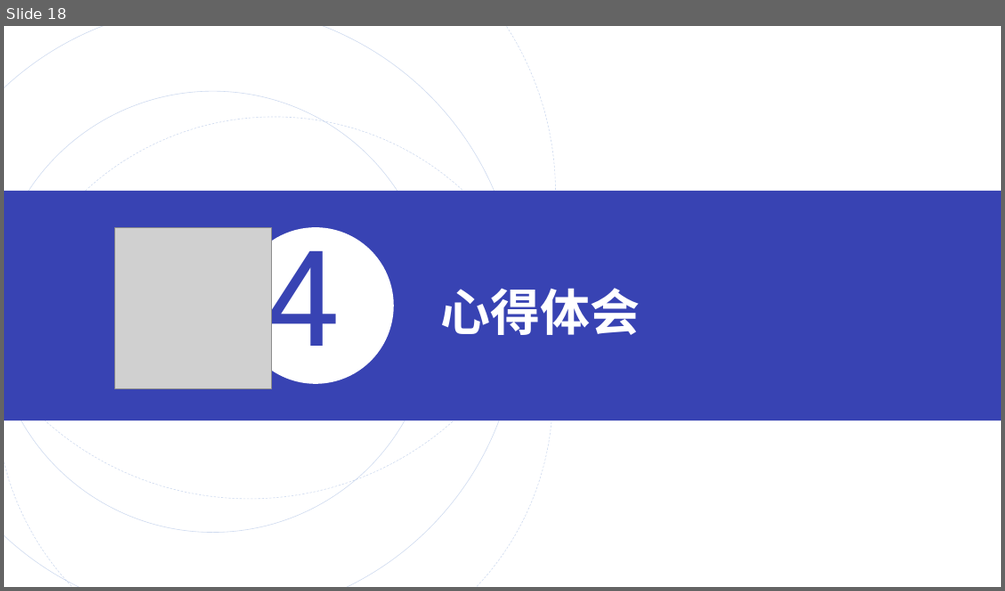
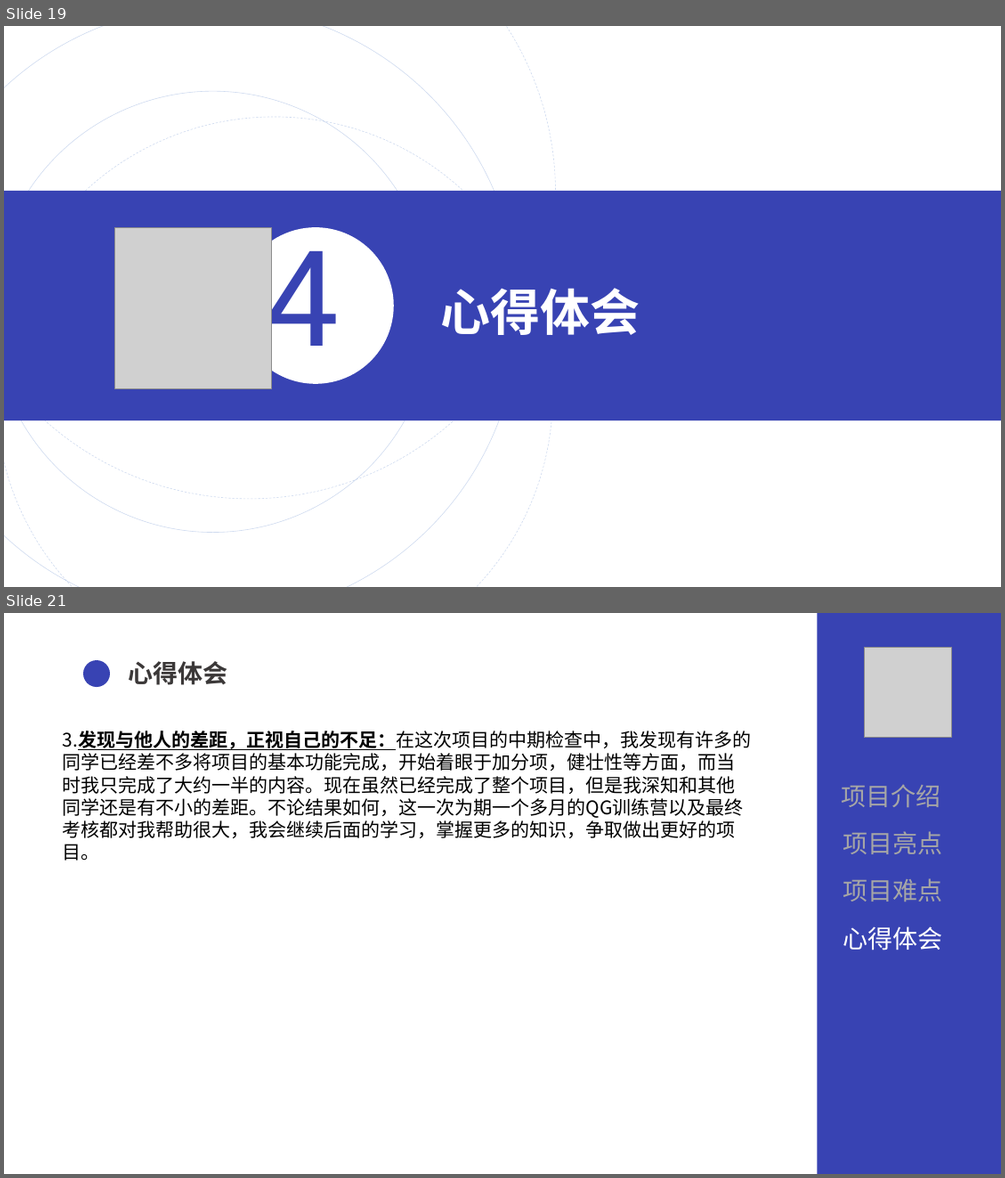
Before and after one commit to lnym123/QG_final, a slide deck: 文档/QG汇报.pptx. Shown one above the other, each under a label of ours: slide 18 before the commit, slides 19 and 21 after it; the slides between them are not shown. The pictures are 1005x591 and 1005x1178 pixels, drawn with LibreOffice and Linux fonts; fonts in the diff are those of the drawing; grey boxes stand for pictures. Boxes give left, top, right and bottom in pixels: in the first picture for what was removed or moved away, otherwise in the second. Text is boxed around its words. In the diff, an @@ line names an element or a change of style, - is before the commit and + after.

```diff
--- a/文档/QG汇报.pptx
+++ b/文档/QG汇报.pptx
@@ slide 21 added at [4, 613, 1001, 1174], background #FFFFFF @@
@@ rectangle added at [817, 613, 1001, 1174], fill #3843B3 @@
@@ ellipse added at [83, 660, 110, 687], fill #3843B3 @@
@@ text added at [128, 661, 227, 685], 24 pt, text #3B3838, bold @@
+心得体会
@@ picture added at [864, 648, 952, 738] @@
@@ text added at [63, 730, 751, 860], 18 pt, text #000000 @@
+3.发现与他人的差距，正视自己的不足：在这次项目的中期检查中，我发现有许多的同学已经差不多将项目的基本功能完成，开始着眼于加分项，健壮性等方面，而当时我只完成了大约一半的内容。现在虽然已经完成了整个项目，但是我深知和其他同学还是有不小的差距。不论结果如何，这一次为期一个多月的QG训练营以及最终考核都对我帮助很大，我会继续后面的学习，掌握更多的知识，争取做出更好的项目。
@@ text added at [841, 785, 941, 807], 24 pt, text #A6A6A6 @@
+项目介绍
@@ text added at [843, 831, 943, 854], 24 pt, text #A6A6A6 @@
+项目亮点
@@ text added at [843, 878, 943, 901], 24 pt, text #A6A6A6 @@
+项目难点
@@ text added at [843, 926, 943, 950], 24 pt, text #FFFFFF @@
+心得体会
@@ what was slide 18 is now slide 19 @@
```
Also in this commit, not shown: 15 slides changed, 1 other slide added, 1 other file.
